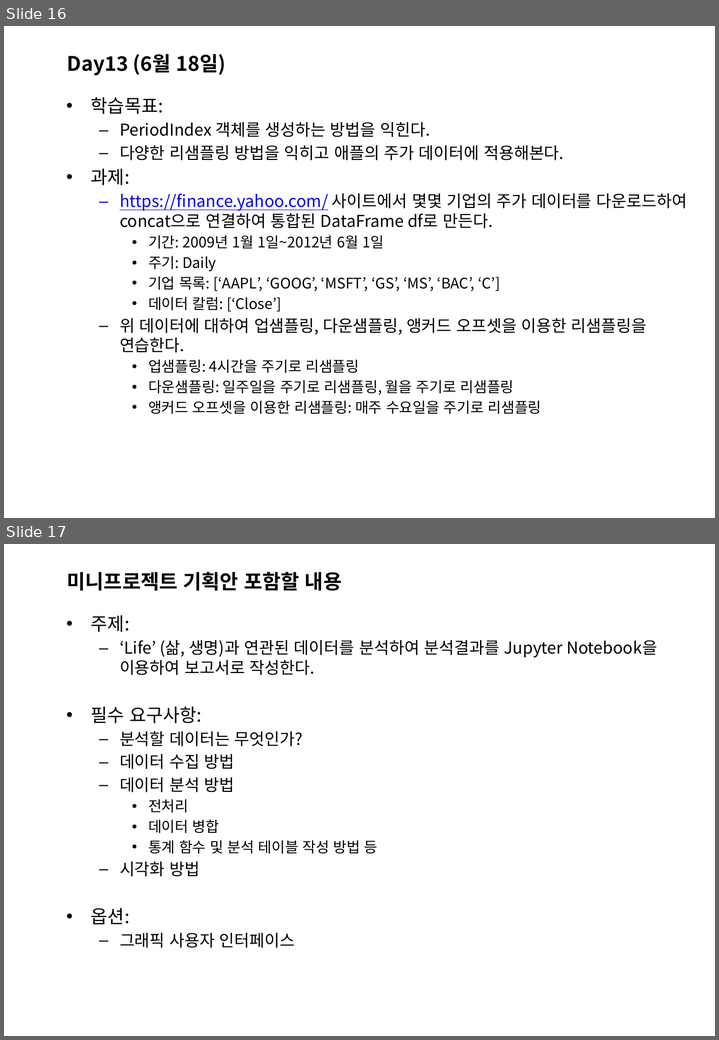
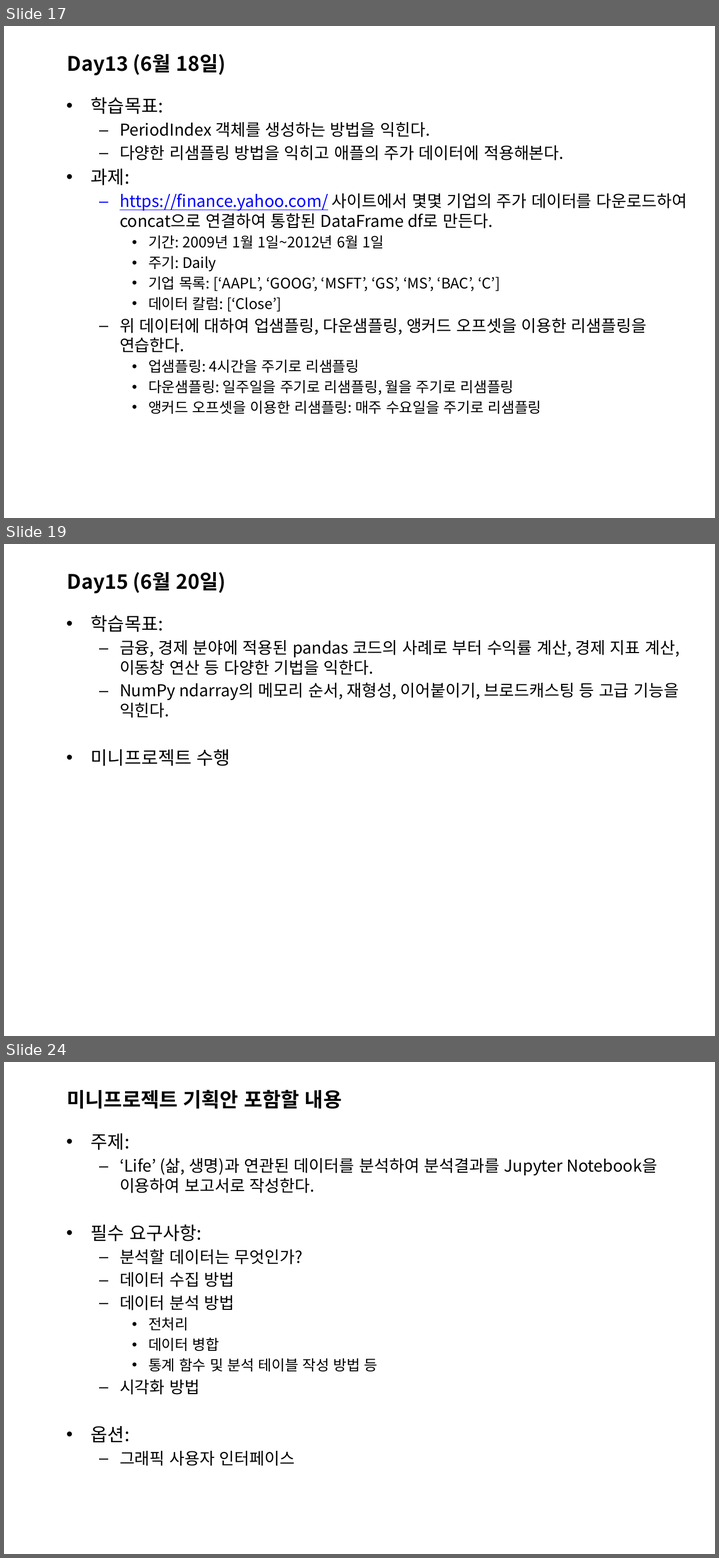
Before and after one commit to sulheebaek/DAPython, a slide deck: 한2018_파이썬을 활용한 데이터 분석_강의개요.pptx. Shown one above the other, each under a label of ours: slides 16 and 17 before the commit, slides 17, 19 and 24 after it; the slides between them are not shown. The pictures are 719x1040 and 719x1558 pixels, drawn with LibreOffice and Linux fonts; fonts in the diff are those of the drawing; background and template pictures are left out. Boxes give left, top, right and bottom in pixels: in the first picture for what was removed or moved away, otherwise in the second. Text is boxed around its words. In the diff, an @@ line names an element or a change of style, - is before the commit and + after.

```diff
--- a/한2018_파이썬을 활용한 데이터 분석_강의개요.pptx
+++ b/한2018_파이썬을 활용한 데이터 분석_강의개요.pptx
@@ slide 19 added at bbox=[4, 544, 715, 1036], background picture (left out) @@
@@ title added at bbox=[67, 572, 226, 594], 22 pt, text #000000, bold @@
+Day15 (6월 20일)
@@ text added at bbox=[91, 615, 679, 766], 18 pt, text #000000 @@
+• 학습목표:
+  – 금융, 경제 분야에 적용된 pandas 코드의 사례로 부터 수익률 계산, 경제 지표 계산, 이동창 연산 등 다양한 기법을 익한다.
+  – NumPy ndarray의 메모리 순서, 재형성, 이어붙이기, 브로드캐스팅 등 고급 기능을 익힌다.
+• 미니프로젝트 수행
@@ what was slide 16 is now slide 17 @@
@@ what was slide 17 is now slide 24 @@
```
Also in this commit, not shown: 3 slides changed, 8 other slides added, 1 other file.
